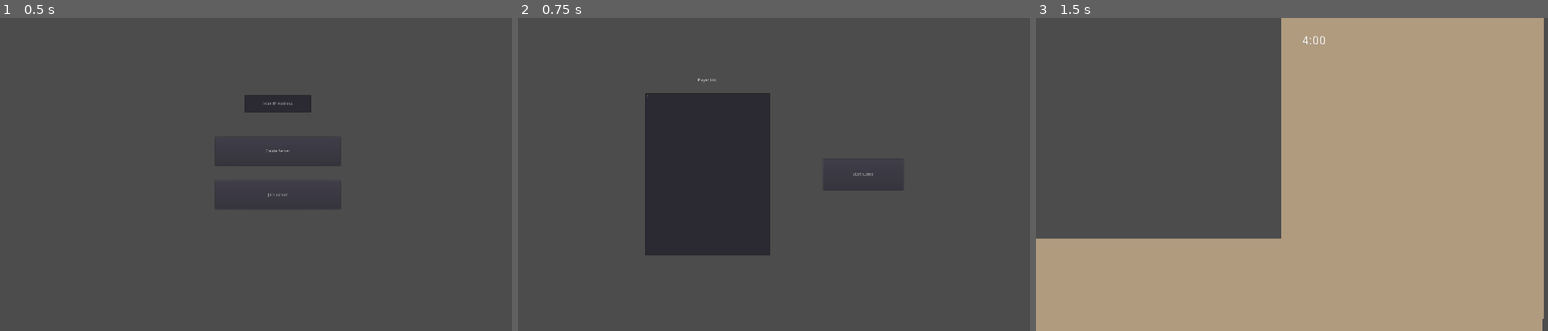
Above: before the commit, frames 1-3 (left to right).
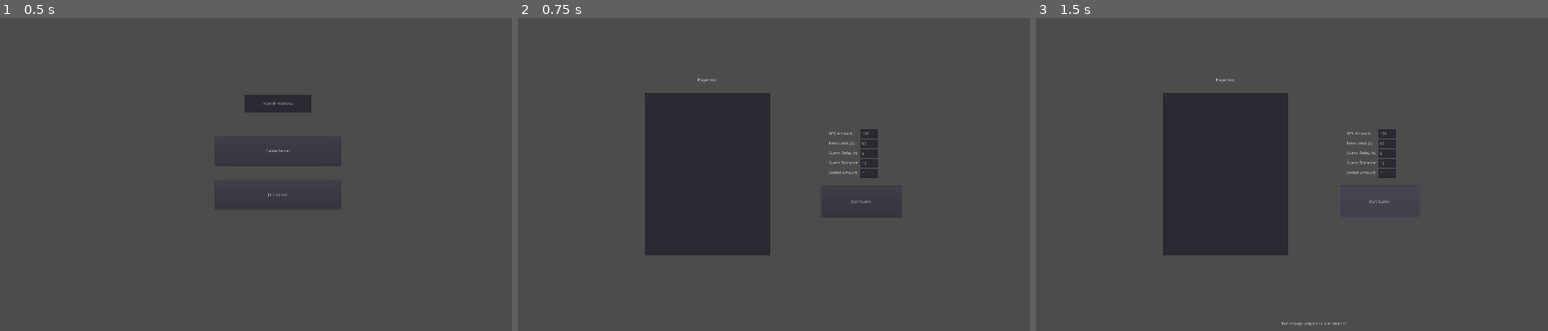
Above: after the commit, the same moments.

Repository: frogdev-yt/guess-who
Game: Godot game, scene res://Scenes/NetworkSetup.tscn
The game is run twice, just before and just after one commit, with the same random seed, the same clock (stepped at 60 frames per second) and the same inputs.
Inputs:
- Up to frame 1 (0.5 s): no input
- Up to frame 2 (0.75 s): click "Create Server" at 0.5 s
- Up to frame 3 (1.5 s): click "Start Game" at 1.25 s

Frame 1 is identical in both runs. In frame 2, 0.5% of the frame differs, in the area x 60-76%, y 35-60%; in frame 3, 76%, in the area x 0-100%, y 0-100%.

Commit message:
Added sound effects, added host options, fixed many bugs
Added host options
- guess delay
- correct guess distance
- time limit
- npc amount
- seeker amount

Added sound effects
- Correct guess sound
- Incorrect guess sound

Fixed bugs
- Hiders not being eliminated upon being guessed
- Timer not resetting after game
- Game crashing following server disconnect
- Player list in lobby showing too many players
- Guesses not being correct no matter how close to the hider
- Guesses always returning incorrect even if correct
- Guess delay causing crash
and more etc.

Diff:
--- a/Scenes/NetworkSetup.tscn
+++ b/Scenes/NetworkSetup.tscn
@@ -1,7 +1,9 @@
-[gd_scene load_steps=6 format=2]
+[gd_scene load_steps=8 format=2]
 
 [ext_resource path="res://Scripts/NetworkSetup.gd" type="Script" id=1]
 [ext_resource path="res://Scenes/WinScreen.gd" type="Script" id=2]
+[ext_resource path="res://Audio/fart1.ogg" type="AudioStream" id=3]
+[ext_resource path="res://Audio/wrongbuzz.ogg" type="AudioStream" id=4]
 
 [sub_resource type="StyleBoxFlat" id=1]
 bg_color = Color( 0.835294, 0.294118, 0.294118, 1 )
@@ -85,20 +87,128 @@
 margin_right = -89.0
 margin_bottom = 280.0
 
-[node name="Button" type="Button" parent="Lobby"]
-visible = false
-anchor_left = 0.5
-anchor_top = 0.5
-anchor_right = 0.5
-anchor_bottom = 0.5
-margin_left = 94.0
-margin_top = -54.0
-margin_right = 372.0
-margin_bottom = 54.0
+[node name="HostOptions" type="Control" parent="Lobby"]
+visible = false
+margin_right = 1920.0
+margin_bottom = 1080.0
+
+[node name="StartButton" type="Button" parent="Lobby/HostOptions"]
+anchor_left = 0.5
+anchor_top = 0.5
+anchor_right = 0.5
+anchor_bottom = 0.5
+margin_left = 87.0
+margin_top = 40.0
+margin_right = 365.0
+margin_bottom = 148.0
 text = "Start Game"
 
+[node name="VBoxContainer" type="VBoxContainer" parent="Lobby/HostOptions"]
+anchor_left = 0.5
+anchor_top = 0.5
+anchor_right = 0.5
+anchor_bottom = 0.5
+margin_left = 113.0
+margin_top = -155.0
+margin_right = 333.0
+margin_bottom = -16.0
+
+[node name="NPCAmount" type="Control" parent="Lobby/HostOptions/VBoxContainer"]
+margin_right = 220.0
+margin_bottom = 30.0
+rect_min_size = Vector2( 0, 30 )
+
+[node name="Label" type="Label" parent="Lobby/HostOptions/VBoxContainer/NPCAmount"]
+margin_top = 7.0
+margin_right = 85.0
+margin_bottom = 21.0
+text = "NPC Amount:"
+
+[node name="TextEdit" type="LineEdit" parent="Lobby/HostOptions/VBoxContainer/NPCAmount"]
+margin_left = 110.0
+margin_right = 170.0
+margin_bottom = 30.0
+rect_min_size = Vector2( 60, 30 )
+text = "100"
+
+[node name="TimeLimit" type="Control" parent="Lobby/HostOptions/VBoxContainer"]
+margin_top = 34.0
+margin_right = 220.0
+margin_bottom = 64.0
+rect_min_size = Vector2( 0, 30 )
+
+[node name="Label" type="Label" parent="Lobby/HostOptions/VBoxContainer/TimeLimit"]
+margin_top = 7.0
+margin_right = 85.0
+margin_bottom = 21.0
+text = "Time Limit (s):"
+
+[node name="TextEdit" type="LineEdit" parent="Lobby/HostOptions/VBoxContainer/TimeLimit"]
+margin_left = 110.0
+margin_right = 170.0
+margin_bottom = 30.0
+rect_min_size = Vector2( 60, 30 )
+text = "60"
+
+[node name="GuessDelay" type="Control" parent="Lobby/HostOptions/VBoxContainer"]
+margin_top = 68.0
+margin_right = 220.0
+margin_bottom = 98.0
+rect_min_size = Vector2( 0, 30 )
+
+[node name="Label" type="Label" parent="Lobby/HostOptions/VBoxContainer/GuessDelay"]
+margin_top = 7.0
+margin_right = 85.0
+margin_bottom = 21.0
+text = "Guess Delay (s):"
+
+[node name="TextEdit" type="LineEdit" parent="Lobby/HostOptions/VBoxContainer/GuessDelay"]
+margin_left = 110.0
+margin_right = 170.0
+margin_bottom = 30.0
+rect_min_size = Vector2( 60, 30 )
+text = "5"
+
+[node name="GuessDist" type="Control" parent="Lobby/HostOptions/VBoxContainer"]
+margin_top = 102.0
+margin_right = 220.0
+margin_bottom = 132.0
+rect_min_size = Vector2( 0, 30 )
+
+[node name="Label" type="Label" parent="Lobby/HostOptions/VBoxContainer/GuessDist"]
+margin_top = 7.0
+margin_right = 85.0
+margin_bottom = 21.0
+text = "Guess Distance:"
+
+[node name="TextEdit" type="LineEdit" parent="Lobby/HostOptions/VBoxContainer/GuessDist"]
+margin_left = 110.0
+margin_right = 170.0
+margin_bottom = 30.0
+rect_min_size = Vector2( 60, 30 )
+text = "10"
+
+[node name="SeekerAmount" type="Control" parent="Lobby/HostOptions/VBoxContainer"]
+margin_top = 136.0
+margin_right = 220.0
+margin_bottom = 166.0
+rect_min_size = Vector2( 0, 30 )
+
+[node name="Label" type="Label" parent="Lobby/HostOptions/VBoxContainer/SeekerAmount"]
+margin_top = 7.0
+margin_right = 85.0
+margin_bottom = 21.0
+text = "Seeker Amount:"
+
+[node name="TextEdit" type="LineEdit" parent="Lobby/HostOptions/VBoxContainer/SeekerAmount"]
+margin_left = 110.0
+margin_right = 170.0
+margin_bottom = 30.0
+rect_min_size = Vector2( 60, 30 )
+text = "1"
+
 [node name="Timer" type="Timer" parent="."]
-wait_time = 10.0
+wait_time = 60.0
 one_shot = true
 
 [node name="CanvasLayer" type="CanvasLayer" parent="."]
@@ -113,6 +223,17 @@
 margin_bottom = 76.0
 rect_scale = Vector2( 3, 3 )
 text = "4:00"
+
+[node name="Log" type="Label" parent="CanvasLayer"]
+anchor_left = 0.5
+anchor_top = 1.0
+anchor_right = 0.5
+anchor_bottom = 1.0
+margin_left = -960.0
+margin_top = -49.0
+margin_right = 960.0
+align = 1
+valign = 1
 
 [node name="WinScreen" type="Control" parent="."]
 visible = false
@@ -161,3 +282,9 @@
 custom_styles/focus = SubResource( 3 )
 custom_styles/normal = SubResource( 1 )
 text = "X"
+
+[node name="TauntPlayer" type="AudioStreamPlayer2D" parent="."]
+stream = ExtResource( 3 )
+
+[node name="Player" type="AudioStreamPlayer" parent="."]
+stream = ExtResource( 4 )
--- a/Scripts/NetworkSetup.gd
+++ b/Scripts/NetworkSetup.gd
@@ -7,14 +7,20 @@
 onready var npc = load("res://Entities/NPC.tscn")
 onready var hider = load("res://Entities/Hider.tscn")
 onready var seeker = load("res://Entities/Seeker.tscn")
+onready var popsound = load("res://Audio/pop.ogg")
+onready var buzzsound = load("res://Audio/wrongbuzz.ogg")
 
 var npcamount = 100
+var seekeramount = 1
 var hidersamount = 0
+var guessdelay = 5
+var guessdist = 10
 var connectedplayers = [1]
 
 # each key is a player id or an npc name, and has another dictionary
 # player id second dictionaries have type (which is hider or seeker), velocity and position
 var entities = {}
+var guessdelays = {}
 
 var gamestarted = false
 
@@ -27,20 +33,39 @@
 	get_tree().connect("server_disconnected", self, "_server_disconnected")
 	$MultiplayerConfig/VBoxContainer/CreateServer.connect("pressed",self,"_on_createserver_pressed")
 	$MultiplayerConfig/VBoxContainer/JoinServer.connect("pressed",self,"_on_joinserver_pressed")
-	$Lobby/Button.connect("pressed",self,"_on_startgame_pressed")
+	$Lobby/HostOptions/StartButton.connect("pressed",self,"_on_startgame_pressed")
+	$Lobby/HostOptions/VBoxContainer/NPCAmount/TextEdit.connect("text_changed",self,"_on_npcamount_changed")
+	$Lobby/HostOptions/VBoxContainer/TimeLimit/TextEdit.connect("text_changed",self,"_on_timelimit_changed")
+	$Lobby/HostOptions/VBoxContainer/GuessDelay/TextEdit.connect("text_changed",self,"_on_guessdelay_changed")
+	$Lobby/HostOptions/VBoxContainer/GuessDist/TextEdit.connect("text_changed",self,"_on_guessdist_changed")
+	$Lobby/HostOptions/VBoxContainer/SeekerAmount/TextEdit.connect("text_changed",self,"_on_seekeramount_changed")
 	$Timer.connect("timeout",self,"_timerout")
 
 func _process(delta):
 	updateentities()
 
-	if get_tree().is_network_server():
+	if get_tree().network_peer && get_tree().network_peer.get_connection_status() == get_tree().network_peer.CONNECTION_CONNECTED && get_tree().is_network_server():
 		rpc_unreliable("servertoplayer",entities)
-		var timestr = str(floor($Timer.time_left/60)) + ":" + str(floor(fmod($Timer.time_left,60)))
+
+		var timestr1 = str(floor($Timer.time_left/60))
+		if timestr1.length() < 2:
+			timestr1 = "0" + timestr1
+
+		var timestr2 = str(floor(fmod($Timer.time_left,60)))
+		if timestr2.length() < 2:
+			timestr2 = "0" + timestr2
+
+		var timestr = timestr1 + ":" + timestr2
 		$CanvasLayer/Label.text = timestr
 		rpc("synctimer",timestr)
 
+		for i in guessdelays.keys():
+			if guessdelays[i] > 0:
+				guessdelays[i] -= delta
+
 func _player_connected(id):
 	print("Player " + str(id) + " connected")
+	printlog("Player " + str(id) + " connected")
 
 	if !connectedplayers.has(id):
 		connectedplayers.append(id)
@@ -62,6 +87,7 @@
 
 func _player_disconnected(id):
 	print("Player " + str(id) + " disconnected")
+	printlog("Player " + str(id) + " disconnected")
 	connectedplayers.erase(id)
 	lobbyui.get_node("ItemList").items.erase(id)
 
@@ -80,7 +106,7 @@
 	Network.create_server()
 	multiplayerconfigui.hide()
 	lobbyui.show()
-	lobbyui.get_node("Button").show()
+	lobbyui.get_node("HostOptions").show()
 
 	for i in connectedplayers:
 		lobbyui.get_node("ItemList").add_item(str(i))
@@ -90,26 +116,47 @@
 		Network.join_server(serveraddressbox.text)
 
 func _on_startgame_pressed():
-	if connectedplayers.size() > 1:
+	if connectedplayers.size() > seekeramount:
 		serverstartgame()
 	else:
-		serverstartgame()
-		print("not enough players to start game!")
+		# serverstartgame() for debug purpose
+		printlog("Not enough players to start match!")
+
+func _on_npcamount_changed(text):
+	npcamount = int(text)
+
+func _on_timelimit_changed(text):
+	$Timer.wait_time = float(text)
+
+func _on_guessdelay_changed(text):
+	guessdelay = float(text)
+
+func _on_guessdist_changed(text):
+	guessdist = float(text)
+
+func _on_seekeramount_changed(text):
+	seekeramount = int(text)
+
+func printlog(text : String):
+	$CanvasLayer/Log.text = text
 
 func _connected_to_server():
 	multiplayerconfigui.hide()
 	lobbyui.show()
 
 	print("connected to server!")
+	printlog("Connected to server!")
 
 func _connection_failed():
 	print("connection failed :(")
+	printlog("Connection failed :(")
 
 func _server_disconnected():
 	stopgame()
 	lobbyui.hide()
 	multiplayerconfigui.show()
 	print("server disconnected")
+	printlog("Server disconnected")
 
 remote func playertoserver(playerprops):
 	var key = str(get_tree().get_rpc_sender_id())
@@ -186,12 +233,19 @@
 	lobbyui.hide()
 	$CanvasLayer/Label.show()
 
-	# pick random seeker
-	randomize()
-	var rannum = round(rand_range(0,connectedplayers.size() - 1))
-	var seekerpick = str(connectedplayers[rannum])
-
-	hidersamount = connectedplayers.size() - 1 # where 1 is seeker amount
+	# pick random seekers
+	var seekerpicks = []
+	var notpicked = connectedplayers
+
+	for i in seekeramount:
+		randomize()
+		var rannum = round(rand_range(0,notpicked.size() - 1))
+		seekerpicks.append(str(connectedplayers[rannum]))
+		notpicked.erase(str(connectedplayers[rannum]))
+
+	print(seekerpicks)
+	hidersamount = connectedplayers.size() - seekeramount
+	print("hidersamount is " + str(hidersamount))
 
 	# add players into entities as hiders
 	for i in connectedplayers:
@@ -200,7 +254,7 @@
 		entities[key]["position"] = Vector2(0,0)
 		entities[key]["velx"] = 0
 		entities[key]["vely"] = 0
-		if key == seekerpick:
+		if seekerpicks.has(key):
 			entities[key].type = "seeker"
 		else:
 			entities[key].type = "hider"
@@ -220,27 +274,69 @@
 remote func stopgame():
 	entities = {}
 	lobbyui.show()
+	$Timer.stop()
 	$CanvasLayer/Label.hide()
 	gamestarted = false
 	get_tree().root.get_node("Map1").queue_free()
 
 remote func newplayer(connected):
 	connectedplayers = connected
-	print(connectedplayers)
 	for i in connectedplayers:
-		lobbyui.get_node("ItemList").add_item(str(i))
+		if !lobbyui.get_node("ItemList").items.has(str(i)):
+			lobbyui.get_node("ItemList").add_item(str(i))
 
 remote func makeguess(pos):
-	for i in get_tree().root.get_node("Map1").get_children():
-		if pos.distance_to(i.global_position) < 10:
-			# if clicked on hider:
-			if str(i.name).find("NPC") == -1 && i.get("seeker") == null:
-				entities[i.name].type = "seeker"
-				rpc("hidertoseeker",i.name)
-				get_tree().root.get_node("Map1").remove_child(get_tree().root.get_node("Map1/" + i.name))
-
-	print("lol u suck")
-	# start 10 second timer
+
+	var id
+	print(get_tree().get_rpc_sender_id())
+	if get_tree().get_rpc_sender_id() != 0:
+		id = get_tree().get_rpc_sender_id()
+	else:
+		id = 1
+
+	if guessdelays.has(str(id)) && guessdelays[str(id)] > 0:
+		# do not guess, delayed
+		print("Cannot guess right now, delayed!")
+		printlog("Cannot guess right now, delayed!")
+	else:
+		# guess
+		for i in get_tree().root.get_node("Map1").get_children():
+			if pos.distance_to(i.global_position) < guessdist:
+				# if clicked on hider:
+				if str(i.name).find("NPC") == -1 && i.get("seeker") == null:
+					if id == 1:
+						correctguess()
+					else:
+						rpc_id(id,"correctguess")
+
+					entities[i.name].type = "seeker"
+					rpc("servertoplayer",entities)
+					rpc("hidertoseeker",i.name)
+					hidersamount -= 1
+					get_tree().root.get_node("Map1").remove_child(get_tree().root.get_node("Map1/" + i.name))
+					checkforgameend()
+					return
+
+		if id == 1:
+			wrongguess()
+		else:
+			rpc_id(id,"wrongguess")
+
+		guessdelays[str(id)] = guessdelay
+
+remote func taunt(pos):
+	$TauntPlayer.position = pos
+	$TauntPlayer.play()
+
+remote func wrongguess():
+	$Player.stream = buzzsound
+	$Player.play()
+	printlog("Guess missed!")
+
+remote func correctguess():
+	$Player.stream = popsound
+	$Player.play()
+	printlog("Guess was correct!")
 
 remote func hidertoseeker(id):
 	# delete hider node, update function will instance new one of correct type automatically ( i Think)
--- a/project.godot
+++ b/project.godot
@@ -12,7 +12,7 @@
 
 config/name="guess-who"
 run/main_scene="res://Scenes/NetworkSetup.tscn"
-config/icon="res://icon.png"
+config/icon="res://blob.png"
 
 [autoload]
 
Not shown, added: Audio/fart1.ogg.import
Not shown, added: Audio/fart2.ogg.import
Not shown, added: Audio/fart3.ogg.import
Not shown, added: Audio/pop.ogg.import
Not shown, added: Audio/wrongbuzz.ogg.import
Not shown, added: Audio/fart1.ogg
Not shown, added: Audio/fart2.ogg
Not shown, added: Audio/fart3.ogg
Not shown, added: Audio/pop.ogg
Not shown, added: Audio/wrongbuzz.ogg
Not shown, added: Builds/Windows.exe~RF10c115d.TMP
Not shown, changed: Builds/Windows.pck
